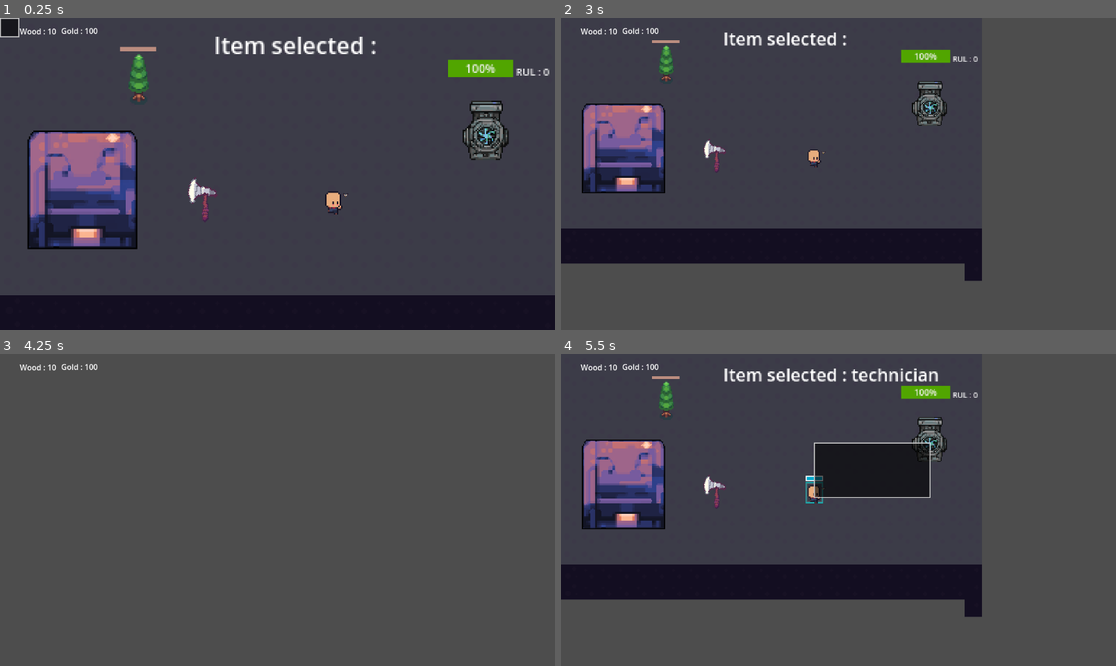
Above: before the commit, frames 1-4 (two rows, left to right).
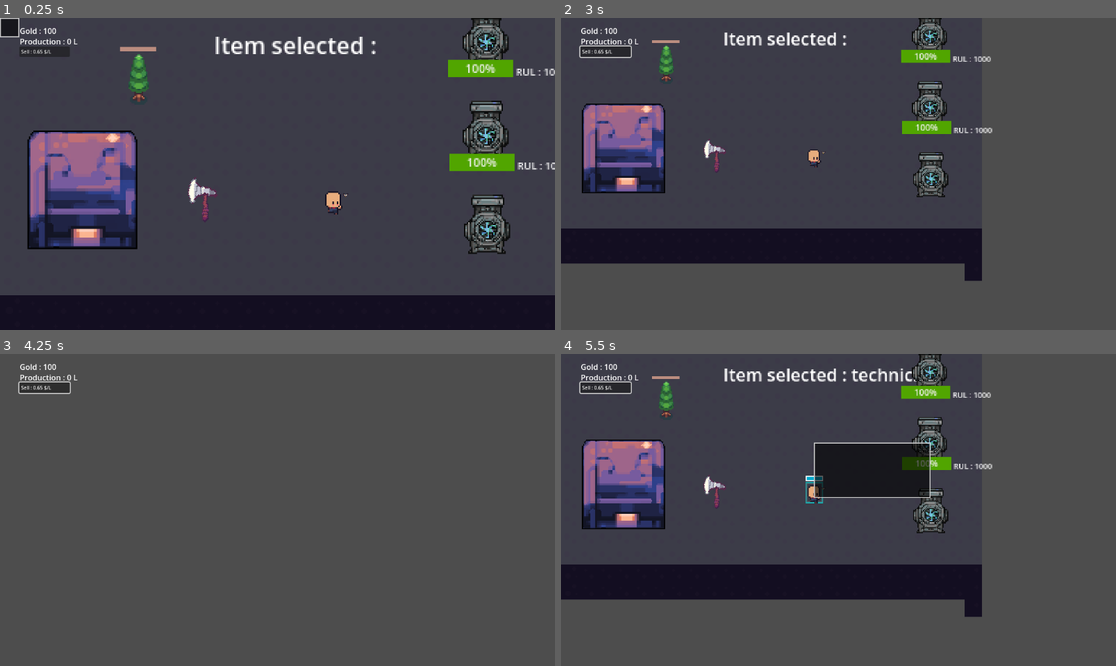
Above: after the commit, the same moments.

Repository: hsn-baqshi/maintenance_game
Game: Godot game, scene res://scenes/world.tscn
Two runs of this game, one before a commit and one after it. Both use one fixed random seed, a clock stepped at 60 frames per second and the inputs below. The project has no main scene, so this scene is started directly. The engine's default icon, where the game draws it, is replaced by a stand-in: a white triangle on a blue panel in a dark square.
Inputs (mouse positions are in pixels of both pictures, inside the frame that each line leads up to):
- Up to frame 1 (0.25 s): no input
- Up to frame 2 (3 s): click (605, 52) at 0.5 s, where only the run after the commit has a clickable "Sell : 0.65 $/L"; tap Enter at 1.25 s; drag from (644, 189) to (699, 99) at 1.27 s; drag from (605, 174) to (699, 99) at 2.02 s; move the mouse to (1043, 133) at 2.77 s; hold Right (ui_right) from 2.78 s (still down); tap Mouse wheel down (WheelDown) at 2.85 s; click (1043, 133) at 2.92 s
- Up to frame 3 (4.25 s): release Right (ui_right) at 3.5 s; drag from (249, 572) to (111, 463) at 3.52 s
- Up to frame 4 (5.5 s): move the mouse to (1005, 556) at 4.27 s; press the mouse at (1005, 556) at 4.28 s; hold Left (ui_left) 4.28-5 s; release the mouse at (1005, 556) at 5 s; drag from (816, 497) to (932, 441) at 5.02 s

The runs differ from the first frame. In frame 1, 3.0% of the frame differs, in the area x 3-100%, y 0-76%; in frame 2, 2.1%; in frame 3, 0.6%; in frame 4, 2.1%.

Commit message:
updated selling and production mechanisms

Diff:
--- a/Global/Game.gd
+++ b/Global/Game.gd
@@ -6,6 +6,28 @@
 var Wood = 10
 var Gold = 100
 var Coin = 0
+var Production = 0
+var Profit_margin = 100 # $/L
+var counter = 0
+var previous_margin
+
+
+func gen_rand(x,y):
+	var rng = RandomNumberGenerator.new()
+	rng.randomize()
+	var randx = rng.randf_range(x,y)
+	return randx
+
+func _ready() -> void:
+	Profit_margin=snapped(gen_rand(0.3,1),0.01)
+
+
+func _process(delta: float) -> void:
+	counter += delta
+	if counter > 50 :
+		counter = 0
+		previous_margin = Profit_margin
+		Profit_margin=gen_rand(0.3,1)
 
 
 func spawnUnit(pos,return_something = false):
--- a/Scripts/barracks.gd
+++ b/Scripts/barracks.gd
@@ -36,6 +36,8 @@
 var fixing_counter : float = 0
 var fixing_time : float = 5
 @export var select_value : Label
+var outlet : bool = false
+var inlet : bool = false
 
 func _ready() -> void:
 	currTime = totalTime
@@ -63,6 +65,9 @@
 		if unit_nearby and fixing_counter <= 0 :
 			age = initial_age
 			fixable = false
+	if !outlet or !inlet :
+		production_rate = 0
+
 	counter += production_rate
 	if counter > 500 and age > 0:
 		#Game.Gold += 1
@@ -71,9 +76,6 @@
 	if age > 0 :
 		age -= 0.02*production_rate
 
-	#if mouseEntered and Game.unit_selected == "technician":
-
-	#elif !mouseEntered and Game.unit_selected == "technician":
 	if go_fix and unit_nearby:
 		go_fix = false
 		startChopping()
@@ -81,7 +83,7 @@
 	if is_pump:
 		if age <= 0 :
 			production_rate = 0
-		age_label.text = "RUL : " + str(production_rate)
+		age_label.text = "RUL : " + str(age)
 		age_bar.value = age
 		production_rate_bar.value = production_rate
 		increase_button.visible = selected
@@ -111,7 +113,7 @@
 	if Game.unit_selected == "technician" and age < initial_age:
 		print("should be YES mouseEntered ", mouseEntered)
 		Input.set_custom_mouse_cursor(building_cursor_icon)
-		fixing_counter = 5
+		fixing_counter = fixing_time
 		fixable = true
 	mouseEntered = true
 	print(mouseEntered)
@@ -125,7 +127,7 @@
 	fixable = false
 
 func coinsCollected(val):
-	Game.Gold += val
+	Game.Production += val
 	var pop = POP.instantiate()
 	add_child(pop)
 	pop.show_value(str(val),false)
@@ -193,3 +195,23 @@
 func _on_accelerate_button_down() -> void:
 	selected = true
 	production_rate = max_production
+
+
+func _on_outlet_area_area_entered(area: Area2D) -> void:
+	if area.is_in_group("inlet"):
+		outlet = true
+
+
+func _on_outlet_area_area_exited(area: Area2D) -> void:
+	if area.is_in_group("inlet"):
+		outlet = false
+
+
+func _on_inlet_area_area_entered(area: Area2D) -> void:
+	if area.is_in_group("outlet"):
+		inlet = true
+
+
+func _on_inlet_area_area_exited(area: Area2D) -> void:
+	if area.is_in_group("outlet"):
+		inlet = false
--- a/Scripts/ui.gd
+++ b/Scripts/ui.gd
@@ -2,6 +2,9 @@
 
 @export var label : Label
 @export var Gold : Label
+@export var Production : Label
+@export var Price : Button
+
 # Called when the node enters the scene tree for the first time.
 func _ready() -> void:
 	pass # Replace with function body.
@@ -9,5 +12,13 @@
 
 # Called every frame. 'delta' is the elapsed time since the previous frame.
 func _process(delta: float) -> void:
-	label.text = "Wood : " + str(Game.Wood)
+	#label.text = "Wood : " + str(Game.Wood)
 	Gold.text = "Gold : " + str(Game.Gold)
+	Production.text = "Production : " + str(Game.Production) + " L"
+	Price.text = "Sell : " + str(Game.Profit_margin) + " $/L"
+
+
+func _on_button_button_down() -> void:
+	if Game.Production >= 1 :
+		Game.Production -= 1
+		Game.Gold += Game.Profit_margin
--- a/project.godot
+++ b/project.godot
@@ -22,6 +22,8 @@
 
 units=""
 spare=""
+outlet=""
+inlet=""
 
 [input]
 
--- a/scenes/UI.tscn
+++ b/scenes/UI.tscn
@@ -2,19 +2,50 @@
 
 [ext_resource type="Script" path="res://Scripts/ui.gd" id="1_tbv44"]
 
-[node name="UI" type="CanvasLayer" node_paths=PackedStringArray("label", "Gold")]
+[node name="UI" type="CanvasLayer" node_paths=PackedStringArray("label", "Gold", "Production", "Price")]
 script = ExtResource("1_tbv44")
 label = NodePath("Wood")
 Gold = NodePath("Gold")
+Production = NodePath("Production")
+Price = NodePath("Button")
 
 [node name="Wood" type="Label" parent="."]
+visible = false
 offset_left = 41.0
 offset_top = 16.0
 offset_right = 81.0
 offset_bottom = 39.0
+text = "0000"
 
 [node name="Gold" type="Label" parent="."]
+offset_left = 41.0
+offset_top = 15.0
+offset_right = 81.0
+offset_bottom = 38.0
+text = "000"
+
+[node name="Production" type="Label" parent="."]
+offset_left = 41.0
+offset_top = 37.0
+offset_right = 81.0
+offset_bottom = 60.0
+text = "0000"
+
+[node name="Price" type="Label" parent="."]
+visible = false
 offset_left = 127.0
-offset_top = 15.0
+offset_top = 36.0
 offset_right = 167.0
-offset_bottom = 38.0
+offset_bottom = 59.0
+text = "0000"
+
+[node name="Button" type="Button" parent="."]
+offset_left = 40.0
+offset_top = 59.0
+offset_right = 145.0
+offset_bottom = 81.0
+theme_override_font_sizes/font_size = 10
+text = "Sell : "
+alignment = 0
+
+[connection signal="button_down" from="Button" to="." method="_on_button_button_down"]
--- a/scenes/pump.tscn
+++ b/scenes/pump.tscn
@@ -34,6 +34,12 @@
 
 [sub_resource type="StyleBoxFlat" id="StyleBoxFlat_exkde"]
 bg_color = Color(0.328965, 0.704486, 0, 1)
+
+[sub_resource type="RectangleShape2D" id="RectangleShape2D_nsygi"]
+size = Vector2(28, 20)
+
+[sub_resource type="RectangleShape2D" id="RectangleShape2D_6yyt0"]
+size = Vector2(28, 23)
 
 [node name="pump" type="StaticBody2D" node_paths=PackedStringArray("bar", "timer", "fan", "age_bar", "increase_button", "decrease_button", "stop_button", "accelerate_button", "production_rate_bar", "select", "age_label", "select_value")]
 position = Vector2(62, 58)
@@ -172,6 +178,18 @@
 text = ">>"
 clip_text = true
 
+[node name="outlet_area" type="Area2D" parent="." groups=["outlet"]]
+
+[node name="CollisionShape2D" type="CollisionShape2D" parent="outlet_area"]
+position = Vector2(5, -24)
+shape = SubResource("RectangleShape2D_nsygi")
+
+[node name="inlet_area" type="Area2D" parent="." groups=["inlet"]]
+
+[node name="CollisionShape2D" type="CollisionShape2D" parent="inlet_area"]
+position = Vector2(5, 37)
+shape = SubResource("RectangleShape2D_6yyt0")
+
 [connection signal="mouse_entered" from="." to="." method="_on_mouse_entered"]
 [connection signal="mouse_exited" from="." to="." method="_on_mouse_exited"]
 [connection signal="body_entered" from="Area2D" to="." method="_on_area_2d_body_entered"]
@@ -181,3 +199,7 @@
 [connection signal="timeout" from="Timer" to="." method="_on_timer_timeout"]
 [connection signal="button_down" from="stop" to="." method="_on_stop_button_down"]
 [connection signal="button_down" from="accelerate" to="." method="_on_accelerate_button_down"]
+[connection signal="area_entered" from="outlet_area" to="." method="_on_outlet_area_area_entered"]
+[connection signal="area_exited" from="outlet_area" to="." method="_on_outlet_area_area_exited"]
+[connection signal="area_entered" from="inlet_area" to="." method="_on_inlet_area_area_entered"]
+[connection signal="area_exited" from="inlet_area" to="." method="_on_inlet_area_area_exited"]
--- a/scenes/world.tscn
+++ b/scenes/world.tscn
@@ -1820,3 +1820,9 @@
 
 [node name="RigidBody2D" parent="." instance=ExtResource("7_0rvy6")]
 position = Vector2(141, 124)
+
+[node name="pump2" parent="." instance=ExtResource("8_3tcgp")]
+position = Vector2(332, 138)
+
+[node name="pump3" parent="." instance=ExtResource("8_3tcgp")]
+position = Vector2(331, 8)
Binary file changed: assets/pump.png
Not shown: 1 places in scenes/pump.tscn that only renumber resources
